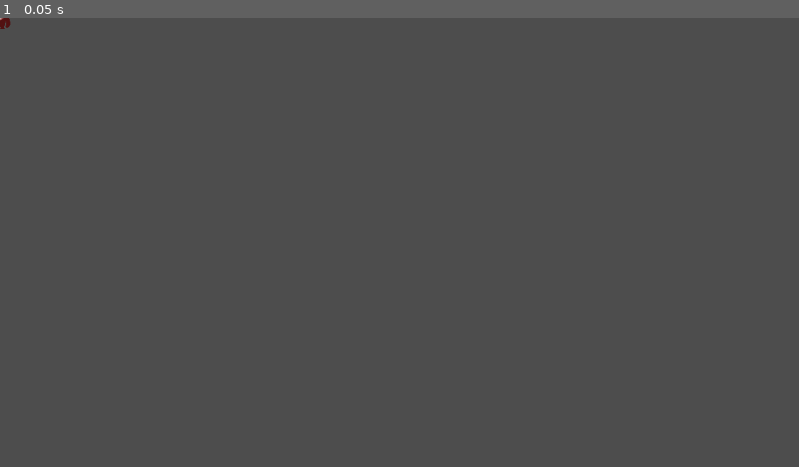
Above: before the commit, frame 1.
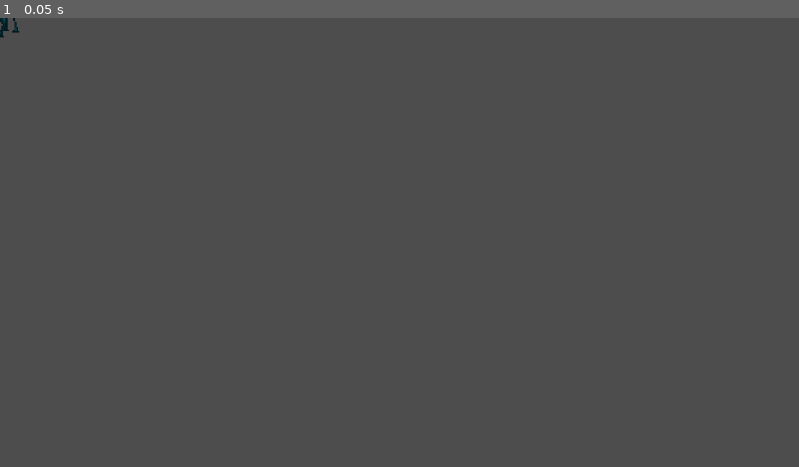
Above: after the commit, the same moment.

Repository: katie-allen2004/Collaborative-Maze-Explorer
Game: Godot game, scene res://monster.tscn
Same seed, same stepped clock (60 frames per second), same inputs: the game is played once before the commit and once after it. This scene is started directly instead of the project's main scene.
Inputs:
- Up to frame 1 (0.05 s): no input

The runs differ from the first frame. In frame 1, less than 0.1% of the frame differs, in the area x 0-3%, y 0-5%.

Commit message:
Implemented monster sprite
- Added monster sprite sheets
- Updated script
- Increased monster size/collision

Diff:
--- a/monster.tscn
+++ b/monster.tscn
@@ -1,67 +1,45 @@
 [gd_scene format=3 uid="uid://wh1mlm3hslwe"]
 
 [ext_resource type="Script" uid="uid://c0663fmqtap55" path="res://scripts/monster.gd" id="1_ga5te"]
-[ext_resource type="Texture2D" uid="uid://cfe5wu5lfypqx" path="res://assets/Blood Golem/Golem-Sheet_Idle.png" id="1_mrqeg"]
-[ext_resource type="Texture2D" uid="uid://busms6kibkiv3" path="res://assets/Blood Golem/Golem_Run-Sheet.png" id="2_ga5te"]
+[ext_resource type="Texture2D" uid="uid://bu5t5cirjxurw" path="res://assets/_monster_sprite_idle.png" id="2_vr0w3"]
+[ext_resource type="Texture2D" uid="uid://c2pjdlv8hgers" path="res://assets/_monster_sprite.png" id="3_6tndq"]
 [ext_resource type="AudioStream" uid="uid://1bol7ykxnd5o" path="res://audio/Amnesia_ The Dark Descent OST_ Monster Chase Theme.mp3" id="4_vr0w3"]
 
-[sub_resource type="AtlasTexture" id="AtlasTexture_vr0w3"]
-atlas = ExtResource("1_mrqeg")
+[sub_resource type="AtlasTexture" id="AtlasTexture_8ngjm"]
+atlas = ExtResource("2_vr0w3")
 region = Rect2(0, 0, 32, 32)
 
-[sub_resource type="AtlasTexture" id="AtlasTexture_6tndq"]
-atlas = ExtResource("1_mrqeg")
+[sub_resource type="AtlasTexture" id="AtlasTexture_uhkt7"]
+atlas = ExtResource("2_vr0w3")
 region = Rect2(32, 0, 32, 32)
 
-[sub_resource type="AtlasTexture" id="AtlasTexture_8ngjm"]
-atlas = ExtResource("1_mrqeg")
+[sub_resource type="AtlasTexture" id="AtlasTexture_3r7jw"]
+atlas = ExtResource("2_vr0w3")
 region = Rect2(64, 0, 32, 32)
 
-[sub_resource type="AtlasTexture" id="AtlasTexture_uhkt7"]
-atlas = ExtResource("1_mrqeg")
+[sub_resource type="AtlasTexture" id="AtlasTexture_rux75"]
+atlas = ExtResource("2_vr0w3")
 region = Rect2(96, 0, 32, 32)
 
-[sub_resource type="AtlasTexture" id="AtlasTexture_3r7jw"]
-atlas = ExtResource("1_mrqeg")
-region = Rect2(128, 0, 32, 32)
-
-[sub_resource type="AtlasTexture" id="AtlasTexture_rux75"]
-atlas = ExtResource("1_mrqeg")
-region = Rect2(160, 0, 32, 32)
-
 [sub_resource type="AtlasTexture" id="AtlasTexture_481d3"]
-atlas = ExtResource("2_ga5te")
+atlas = ExtResource("3_6tndq")
 region = Rect2(0, 0, 32, 32)
 
 [sub_resource type="AtlasTexture" id="AtlasTexture_iyrhi"]
-atlas = ExtResource("2_ga5te")
+atlas = ExtResource("3_6tndq")
 region = Rect2(32, 0, 32, 32)
 
 [sub_resource type="AtlasTexture" id="AtlasTexture_o46hk"]
-atlas = ExtResource("2_ga5te")
+atlas = ExtResource("3_6tndq")
 region = Rect2(64, 0, 32, 32)
 
 [sub_resource type="AtlasTexture" id="AtlasTexture_s53e4"]
-atlas = ExtResource("2_ga5te")
+atlas = ExtResource("3_6tndq")
 region = Rect2(96, 0, 32, 32)
-
-[sub_resource type="AtlasTexture" id="AtlasTexture_tpp6e"]
-atlas = ExtResource("2_ga5te")
-region = Rect2(128, 0, 32, 32)
-
-[sub_resource type="AtlasTexture" id="AtlasTexture_ocebi"]
-atlas = ExtResource("2_ga5te")
-region = Rect2(160, 0, 32, 32)
 
 [sub_resource type="SpriteFrames" id="SpriteFrames_u4bh7"]
 animations = [{
 "frames": [{
-"duration": 1.0,
-"texture": SubResource("AtlasTexture_vr0w3")
-}, {
-"duration": 1.0,
-"texture": SubResource("AtlasTexture_6tndq")
-}, {
 "duration": 1.0,
 "texture": SubResource("AtlasTexture_8ngjm")
 }, {
@@ -76,7 +54,7 @@
 }],
 "loop": true,
 "name": &"Idle",
-"speed": 10.0
+"speed": 6.0
 }, {
 "frames": [{
 "duration": 1.0,
@@ -90,16 +68,10 @@
 }, {
 "duration": 1.0,
 "texture": SubResource("AtlasTexture_s53e4")
-}, {
-"duration": 1.0,
-"texture": SubResource("AtlasTexture_tpp6e")
-}, {
-"duration": 1.0,
-"texture": SubResource("AtlasTexture_ocebi")
 }],
 "loop": true,
 "name": &"Run",
-"speed": 15.0
+"speed": 6.0
 }]
 
 [sub_resource type="CapsuleShape2D" id="CapsuleShape2D_wdu3u"]
@@ -107,7 +79,7 @@
 height = 26.0
 
 [sub_resource type="CapsuleShape2D" id="CapsuleShape2D_ga5te"]
-radius = 12.0
+radius = 15.0
 height = 36.0
 
 [node name="Monster" type="CharacterBody2D" unique_id=1455547924 groups=["player"]]
@@ -118,10 +90,10 @@
 script = ExtResource("1_ga5te")
 
 [node name="AnimatedSprite2D" type="AnimatedSprite2D" parent="." unique_id=1988715157]
+scale = Vector2(1.875, 1.875)
 sprite_frames = SubResource("SpriteFrames_u4bh7")
-animation = &"Idle"
+animation = &"Run"
 autoplay = "Idle"
-frame_progress = 0.8055474
 
 [node name="CollisionShape2D" type="CollisionShape2D" parent="." unique_id=1638075204]
 light_mask = 6
--- a/scripts/monster.gd
+++ b/scripts/monster.gd
@@ -4,6 +4,7 @@
 
 var player: Node2D
 @onready var nav_agent: NavigationAgent2D = $NavigationAgent2D
+@onready var sprite: AnimatedSprite2D = $AnimatedSprite2D
 
 func _ready() -> void:
 	add_to_group("monster")
@@ -16,13 +17,27 @@
 
 	if nav_agent.is_navigation_finished():
 		velocity = Vector2.ZERO
+		update_animation()
 		move_and_slide()
 		return
 
 	var next_path_pos := nav_agent.get_next_path_position()
 	var dir := global_position.direction_to(next_path_pos)
 	velocity = dir * SPEED
+
+	update_animation()
 	move_and_slide()
+
+func update_animation() -> void:
+	if velocity.length() > 0.1:
+		sprite.play("Run")
+
+		if velocity.x > 0:
+			sprite.flip_h = true
+		elif velocity.x < 0:
+			sprite.flip_h = false
+	else:
+		sprite.play("Idle")
 
 func makepath() -> void:
 	nav_agent.target_position = player.global_position
Binary file added: assets/_monster_sprite.png
Not shown, added: assets/_monster_sprite.png.import
Binary file added: assets/_monster_sprite_idle.png
Not shown, added: assets/_monster_sprite_idle.png.import
